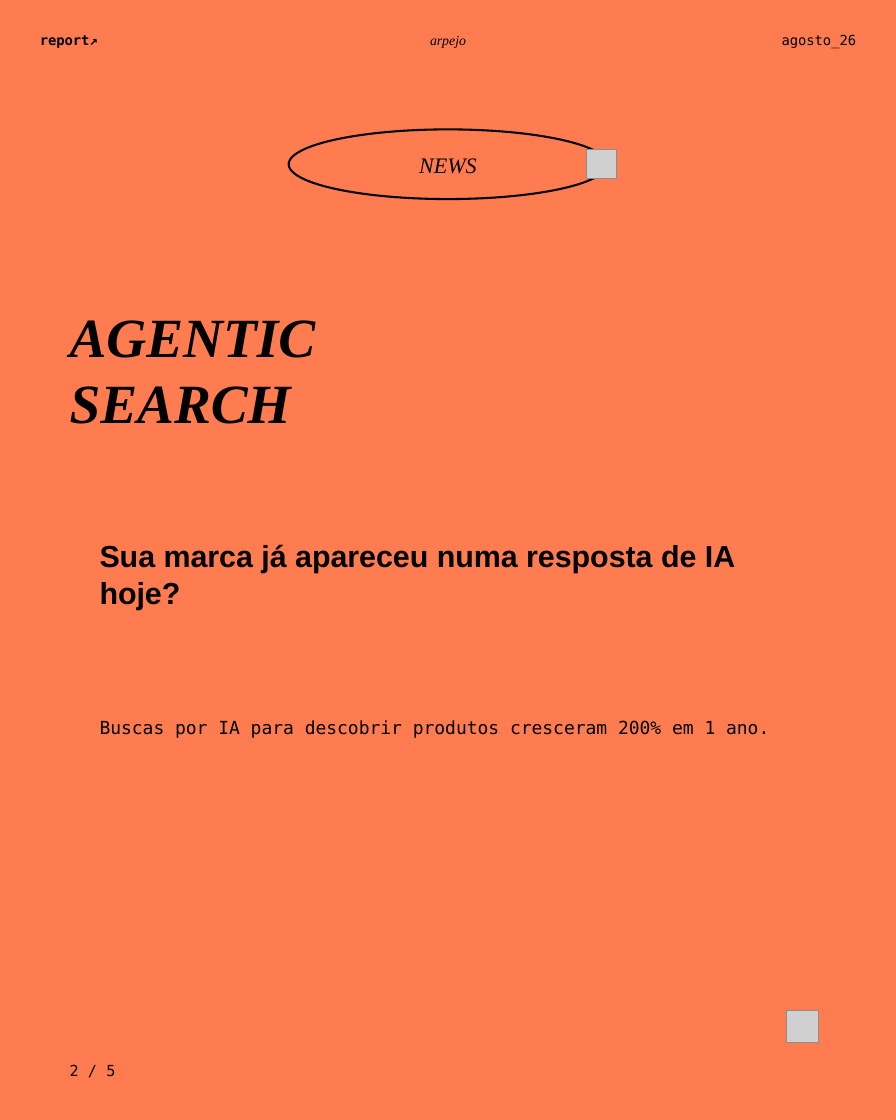
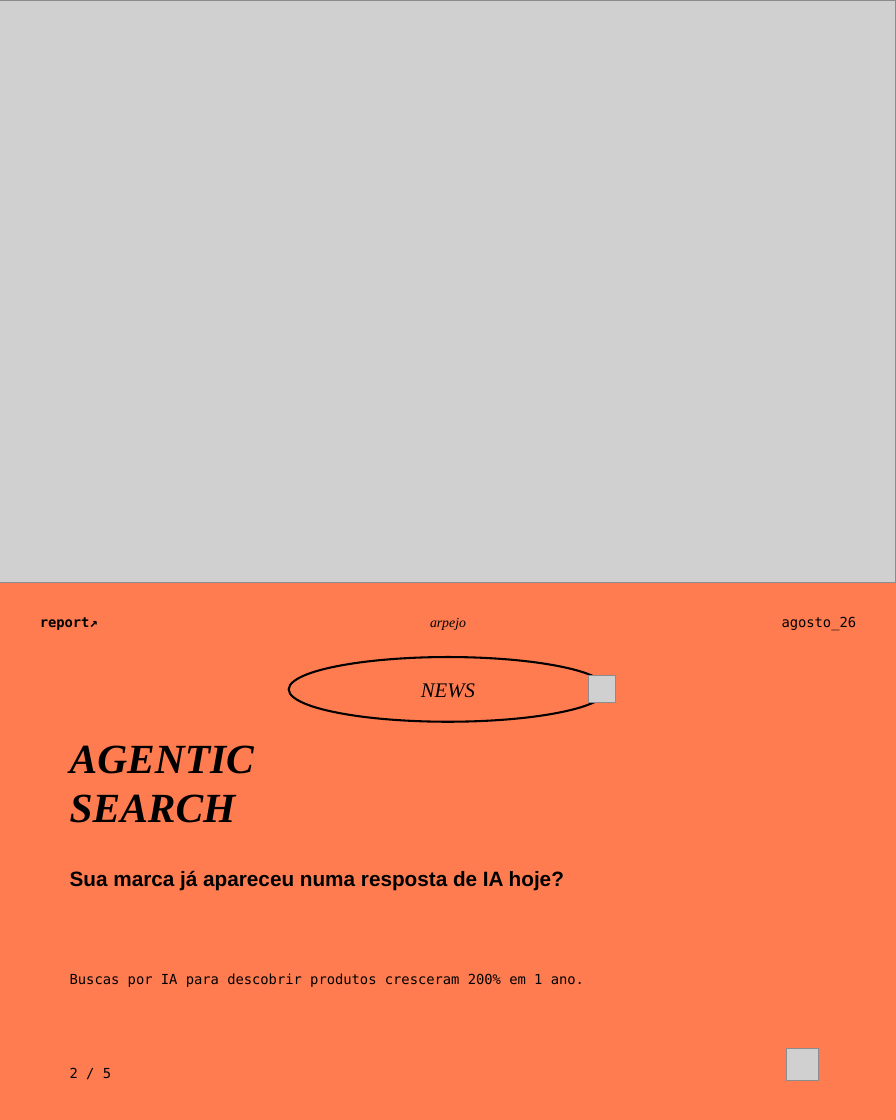
Before and after one commit to BiancaSchwanke/data-manipulation-exercises, a slide deck: slide 3 of entregas-agosto26/carrossel-instagram-agosto26.pptx. Drawn at 896x1120 pixels with LibreOffice and Linux fonts; fonts in the diff are those of the drawing; grey boxes stand for pictures. Boxes give left, top, right and bottom in pixels: in the first picture for what was removed or moved away, otherwise in the second. Text is boxed around its words. In the diff, an @@ line names an element or a change of style, - is before the commit and + after.

```diff
--- a/entregas-agosto26/carrossel-instagram-agosto26.pptx
+++ b/entregas-agosto26/carrossel-instagram-agosto26.pptx
@@ picture added at <box>0,0,896,582</box> @@
@@ 3 texts: place and size @@
-3 texts at <box>40,34,857,48</box>
+3 texts at <box>40,616,857,631</box>
@@ text "NEWS": place and size @@
-text "NEWS" at <box>419,158,477,174</box>
+text "NEWS" at <box>421,683,475,698</box>
@@ text "NEWS" at <box>421,683,475,698</box>: size 16 to 15 pt @@
@@ ellipse: place and size @@
-ellipse at <box>289,129,607,199</box>
+ellipse at <box>289,657,607,722</box>
@@ picture: place and size @@
-picture at <box>586,149,615,178</box>
+picture at <box>588,676,615,703</box>
@@ text "AGENTIC": place and size @@
-text "AGENTIC" at <box>70,320,315,424</box>
+text "AGENTIC" at <box>70,745,254,823</box>
@@ text "AGENTIC" at <box>70,745,254,823</box>: size 40 to 30 pt; vertical alignment middle to top @@
@@ text "Sua marca já apareceu numa ...": place and size @@
-text "Sua marca já apareceu numa ..." at <box>100,544,735,610</box>
+text "Sua marca já apareceu numa ..." at <box>70,871,564,891</box>
@@ text "Sua marca já apareceu numa ..." at <box>70,871,564,891</box>: size 22 to 15 pt @@
@@ text "Buscas por IA para descobrir ...": place and size @@
-text "Buscas por IA para descobrir ..." at <box>100,720,769,738</box>
+text "Buscas por IA para descobrir ..." at <box>70,973,584,987</box>
@@ text "Buscas por IA para descobrir ..." at <box>70,973,584,987</box>: size 13 to 10 pt @@
@@ picture: place and size @@
-picture at <box>786,1010,818,1042</box>
+picture at <box>786,1048,818,1080</box>
@@ text "2 / 5" at <box>70,1067,111,1079</box>: size 11 to 10 pt @@
```
